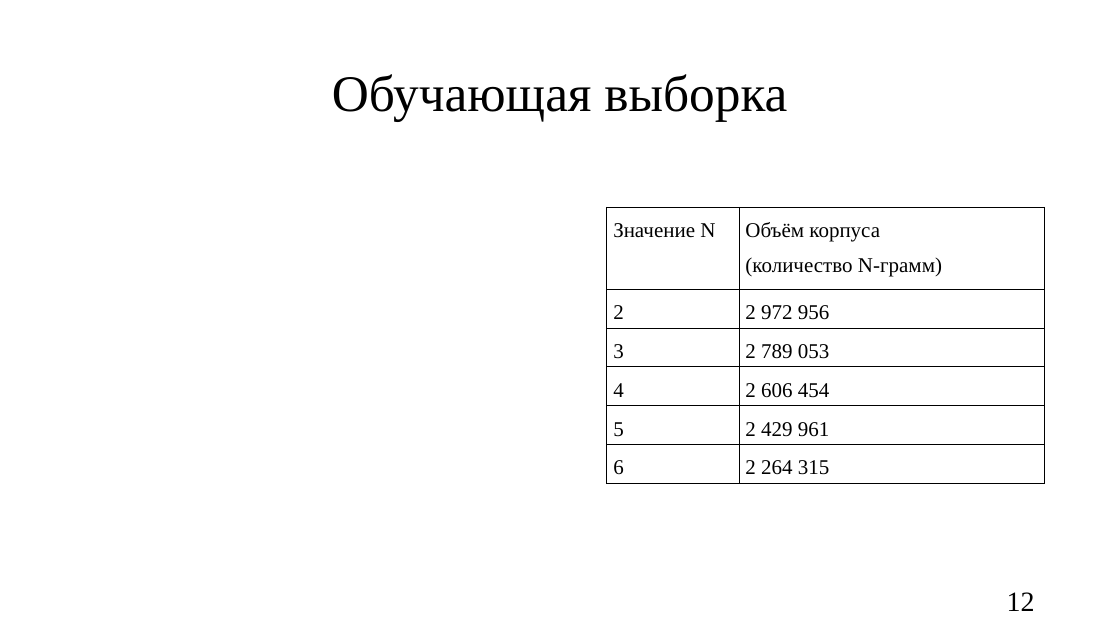
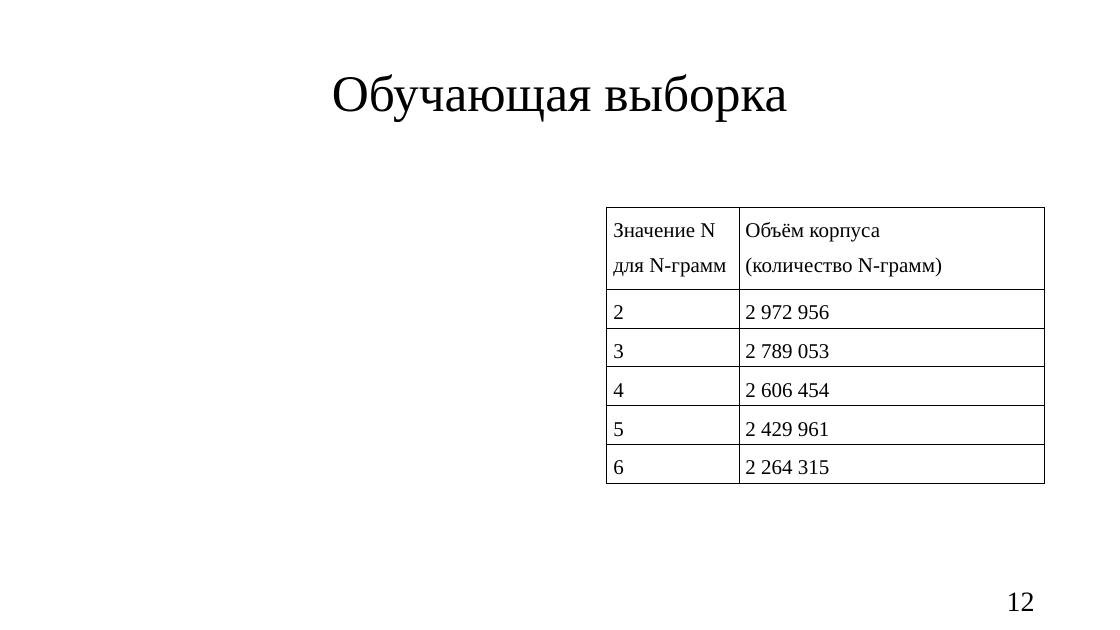
Before and after one commit to oljakon/bachelor-degree, a slide deck: slide 12 of РПЗ/презентация_Кондрашова.pptx. Drawn at 1120x630 pixels with LibreOffice and Linux fonts; fonts in the diff are those of the drawing; grey boxes stand for pictures. Boxes give left, top, right and bottom in pixels: in the first picture for what was removed or moved away, otherwise in the second. Text is boxed around its words. In the diff, an @@ line names an element or a change of style, - is before the commit and + after.

```diff
--- a/РПЗ/презентация_Кондрашова.pptx
+++ b/РПЗ/презентация_Кондрашова.pptx
@@ table at <box>607,208,1045,484</box> @@
-row 1, column 1: Значение N
+row 1, column 1: Значение N для N-грамм
```
Also in this commit, not shown: 11 other slides changed, 7 other files.
